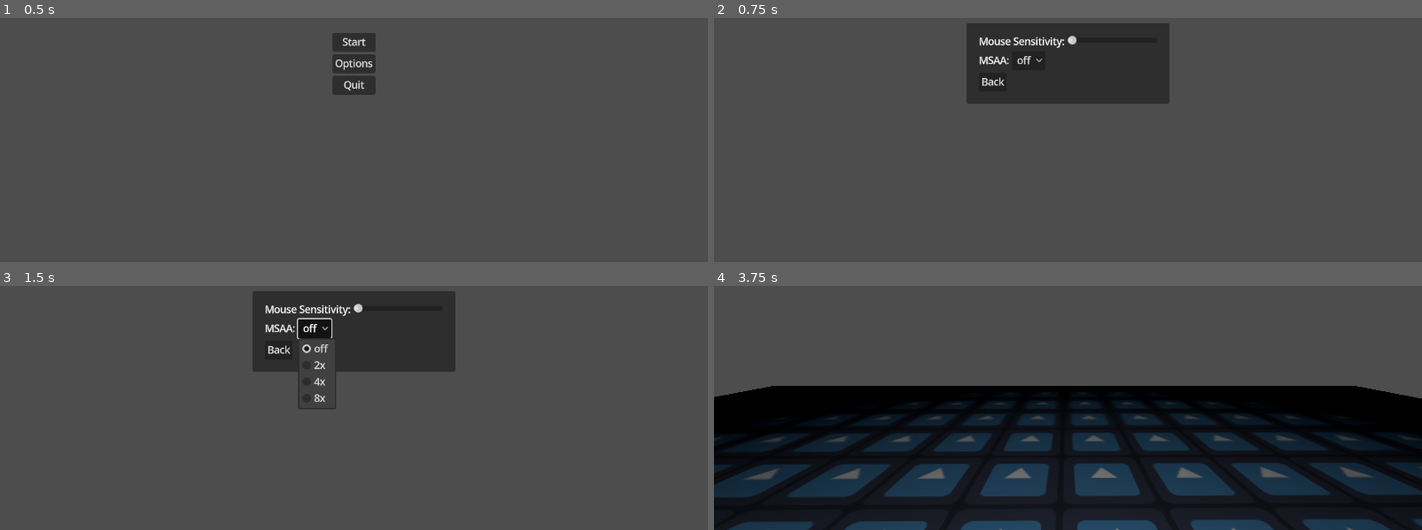
Above: before the commit, frames 1-4 (two rows, left to right).
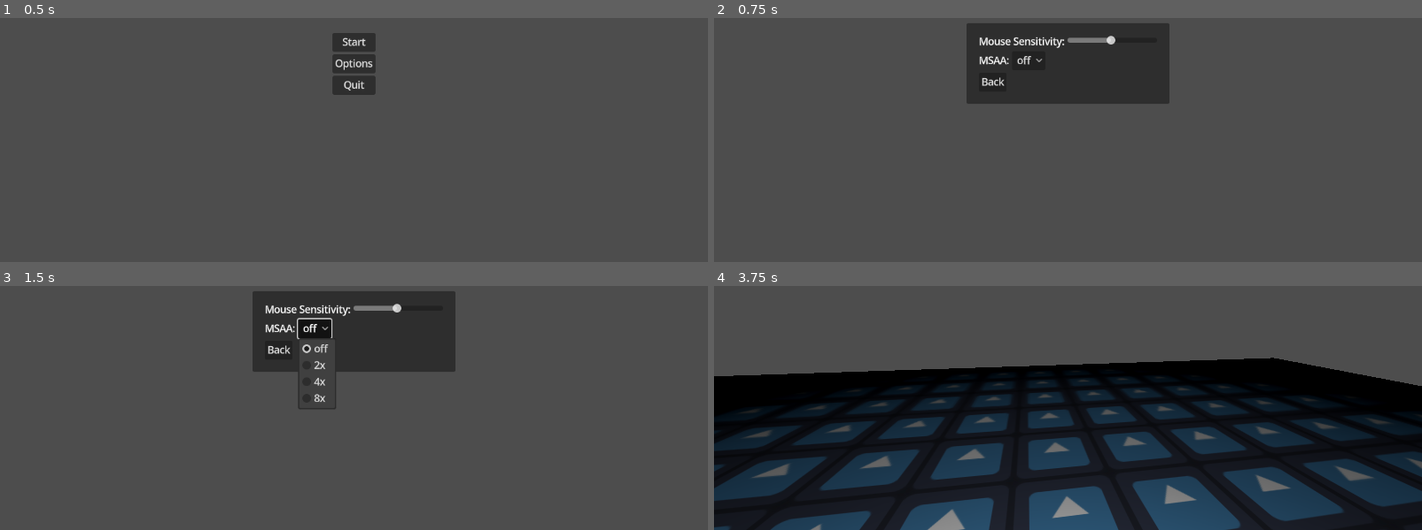
Above: after the commit, the same moments.

Repository: Groblockia/Wildroom
Game: Godot game, scene res://Menus/main_menu.tscn
Two runs of this game, one before a commit and one after it. Both use one fixed random seed, a clock stepped at 60 frames per second and the inputs below. The engine's default icon, where the game draws it, is replaced by a stand-in: a white triangle on a blue panel in a dark square.
Inputs (mouse positions are in pixels of both pictures, inside the frame that each line leads up to):
- Up to frame 1 (0.5 s): no input
- Up to frame 2 (0.75 s): click "Options" at 0.5 s
- Up to frame 3 (1.5 s): click "off" at 1.25 s
- Up to frame 4 (3.75 s): click "Back" at 2 s; click "Start" at 2.75 s; move the mouse to (1103, 329) at 3.52 s; hold W (forward) from 3.53 s (still down); tap E (interact) at 3.6 s

Frame 1 is identical in both runs. In frame 2, 0.2% of the frame differs, in the area x 49-57%, y 7-11%; in frame 3, 0.2%; in frame 4, 33%, in the area x 0-100%, y 29-100%.

Commit message:
msaa selector working + mouse_sensitivity changes

Diff:
--- a/Scripts/options.gd
+++ b/Scripts/options.gd
@@ -1,7 +1,7 @@
 extends Node
 
-var mouse_sensitivity = 0.0
+var mouse_sensitivity = 2.5
 var msaa = 0
 
-func _process(delta: float) -> void:
-    print(mouse_sensitivity)
+func _process(_delta: float) -> void:
+	pass
--- a/Scripts/options_menu.gd
+++ b/Scripts/options_menu.gd
@@ -24,8 +24,18 @@
 		call_deferred("_on_back_button_pressed")
 
 func msaa_selection():
-	if msaa.selected == 0:
-		pass
+	print(ProjectSettings.get_setting("rendering/anti_aliasing/quality/msaa_3da"))
+	var x = msaa.get_selected_id()
+	match x:
+		0:
+			RenderingServer.viewport_set_msaa_3d(get_viewport().get_viewport_rid(), RenderingServer.VIEWPORT_MSAA_DISABLED)
+		1:
+			RenderingServer.viewport_set_msaa_3d(get_viewport().get_viewport_rid(), RenderingServer.VIEWPORT_MSAA_2X)
+		2:
+			RenderingServer.viewport_set_msaa_3d(get_viewport().get_viewport_rid(), RenderingServer.VIEWPORT_MSAA_4X)
+		3:
+			RenderingServer.viewport_set_msaa_3d(get_viewport().get_viewport_rid(), RenderingServer.VIEWPORT_MSAA_8X)
+
 
 func mouse_sensitivity_selection():
 	Global.mouse_sensitivity = mouse_sensitivity_button.value/1000
--- a/project.godot
+++ b/project.godot
@@ -12,8 +12,10 @@
 
 config/name="Wildroom"
 run/main_scene="uid://bx8qi23eyrsrb"
+run/enable_alt_space_menu=true
 config/features=PackedStringArray("4.4", "Forward Plus")
 config/icon="res://icon.svg"
+boot_splash/minimum_display_time=500
 
 [autoload]
 
@@ -84,3 +86,7 @@
 3d_physics/layer_2="player"
 3d_physics/layer_3="collectibles"
 3d_physics/layer_4="interactibles"
+
+[rendering]
+
+quality/filters/msaa=1
